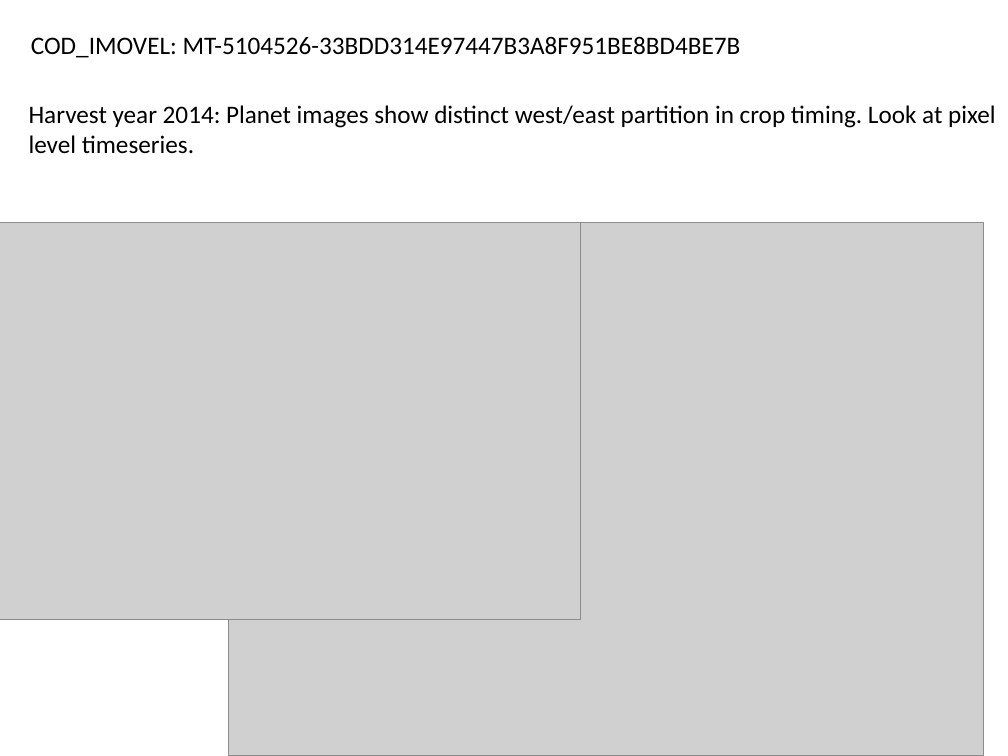
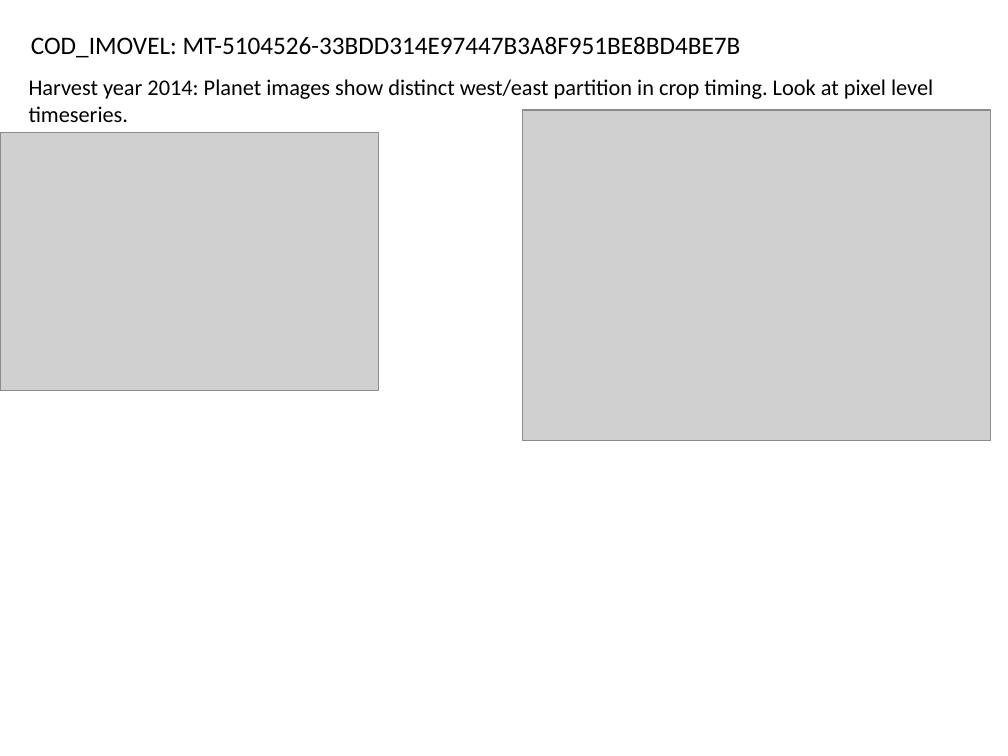
Before and after one commit to minghui-zhang/Meeting, a slide deck: slide 12 of January 4 2018.pptx (slide 13 before the commit). Drawn at 1008x756 pixels with LibreOffice and Linux fonts; fonts in the diff are those of the drawing; grey boxes stand for pictures. Boxes give left, top, right and bottom in pixels: in the first picture for what was removed or moved away, otherwise in the second. Text is boxed around its words. In the diff, an @@ line names an element or a change of style, - is before the commit and + after.

```diff
--- a/January 4 2018.pptx
+++ b/January 4 2018.pptx
@@ text "Harvest year 2014: Planet images ...": place and size @@
-text "Harvest year 2014: Planet images ..." at [29, 105, 996, 154]
+text "Harvest year 2014: Planet images ..." at [29, 79, 933, 122]
@@ text "Harvest year 2014: Planet images ..." at [29, 79, 933, 122]: size 18 to 16 pt @@
@@ picture: place and size @@
-picture at [229, 223, 984, 756]
+picture at [522, 110, 990, 440]
@@ picture: place and size @@
-picture at [0, 223, 581, 619]
+picture at [0, 132, 378, 390]
```
Also in this commit, not shown: 13 other slides changed, 4 slides added, 2 slides removed.
